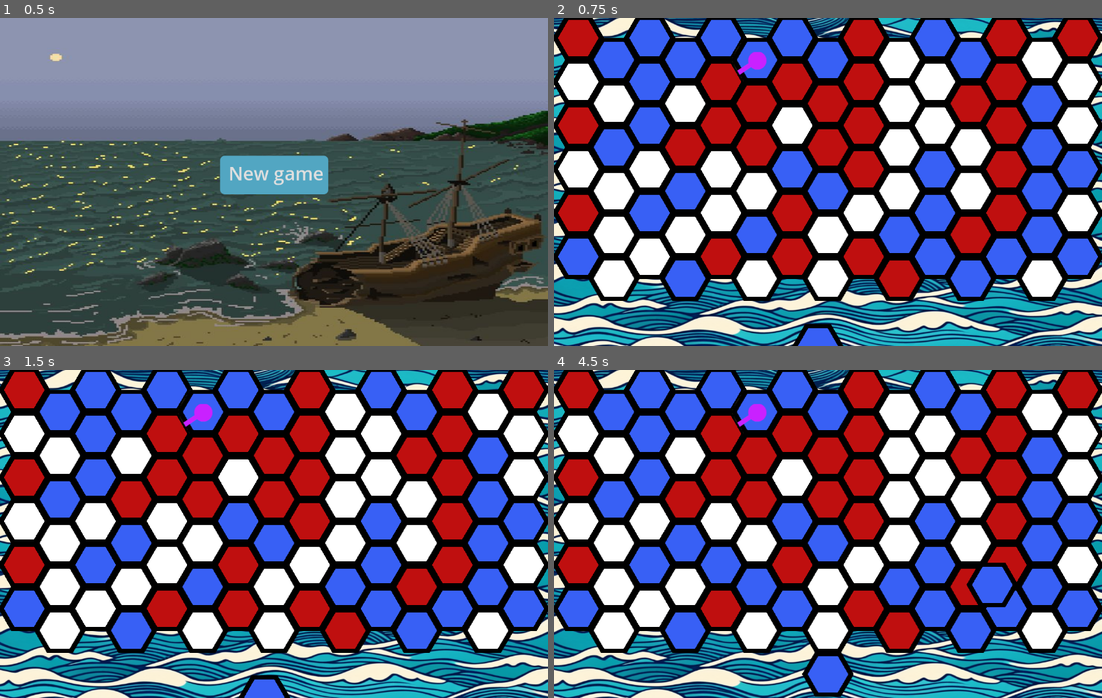
Above: before the commit, frames 1-4 (two rows, left to right).
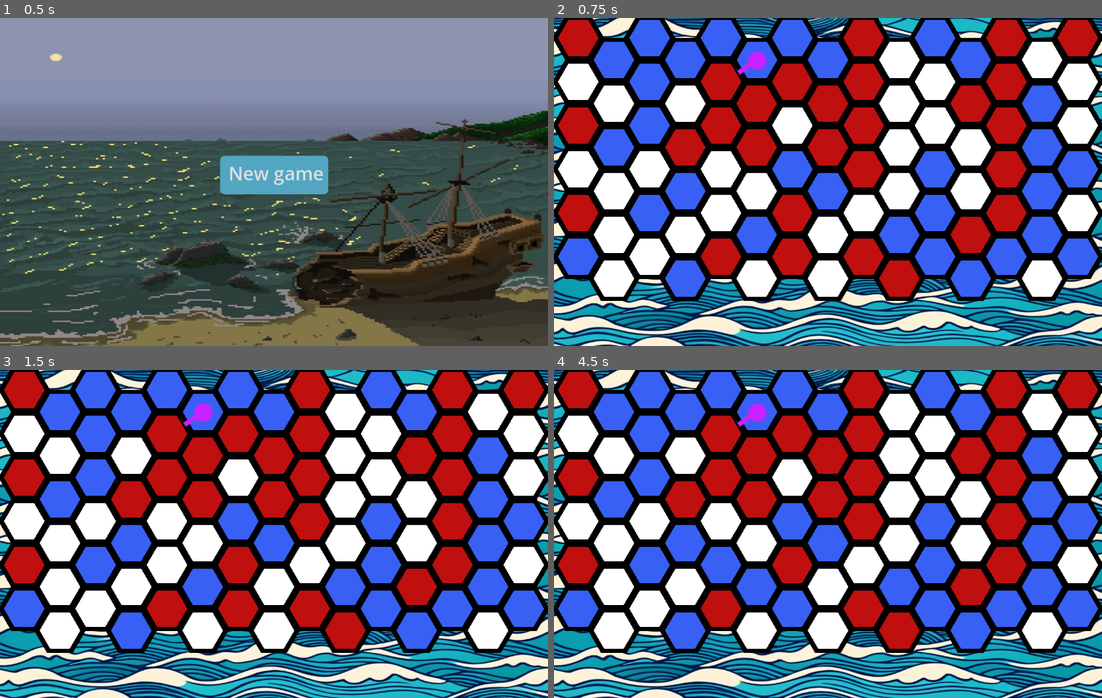
Above: after the commit, the same moments.

Repository: tehtipsy/HexaGame
Game: Godot game, scene res://Menus/main_menu.tscn
Two runs of this game, one before a commit and one after it. Both use one fixed random seed, a clock stepped at 60 frames per second and the inputs below. Before the commit the project starts from res://main_menu.tscn.
Inputs (mouse positions are in pixels of both pictures, inside the frame that each line leads up to):
- Up to frame 1 (0.5 s): no input
- Up to frame 2 (0.75 s): click "New game" at 0.5 s
- Up to frame 3 (1.5 s): tap Enter at 1.25 s; move the mouse to (263, 694) at 1.27 s; hold Shift from 1.28 s (still down); click (263, 694) at 1.42 s
- Up to frame 4 (4.5 s): tap Space at 2, 3.5 s; move the mouse to (718, 550) at 2.02 s; release Shift at 2.03 s; tap Shift at 2.1, 3.6 s; click (718, 550) at 2.17 s; tap Enter at 2.75, 4.25 s; move the mouse to (751, 579) at 2.77 s; hold Shift 2.78-3.53 s; click (751, 579) at 2.92 s; move the mouse to (800, 599) at 3.52 s; click (800, 599) at 3.67 s; move the mouse to (992, 583) at 4.27 s; hold Shift from 4.28 s (still down); click (992, 583) at 4.42 s

Frame 1 is identical in both runs. In frame 2, 0.5% of the frame differs, in the area x 43-53%, y 93-100%; in frame 3, 0.5%; in frame 4, 1.8%, in the area x 45-85%, y 58-100%.

Commit message:
housekeeping - folders and errors

Diff:
--- a/TileMapLayout.gd
+++ b/MainScene/TileMapLayout.gd
@@ -1,6 +1,6 @@
 extends TileMap
 
-const SlotScene = preload("res://slot.tscn")
+const SlotScene = preload("res://MainScene/slot.tscn")
 
 @export var map_width: int = 15
 @export var map_height: int = 6
@@ -118,8 +118,8 @@
 	# Get the tile data
 	var tile_data = get_cell_tile_data(tile_color_layer, tile_position)
 	if tile_data:
-		var current_source_id = get_cell_source_id(tile_color_layer, tile_position)
-		var current_atlas_coords = get_cell_atlas_coords(tile_color_layer, tile_position)
+		var _current_source_id = get_cell_source_id(tile_color_layer, tile_position)
+		var _current_atlas_coords = get_cell_atlas_coords(tile_color_layer, tile_position)
 		#print("Tile source_id: ", current_source_id)
 		#print("Tile atlas coords: ", current_atlas_coords)
 		# if current_atlas_coords.x == 2 and current_source_id == 0: # white tile
--- /dev/null
+++ b/MainScene/game.tscn
@@ -0,0 +1,29 @@
+[gd_scene load_steps=5 format=3 uid="uid://bkgh6vg2dwvxj"]
+
+[ext_resource type="Script" uid="uid://cc38mgt28suj4" path="res://MainScene/Game.gd" id="1_o2l7h"]
+[ext_resource type="Texture2D" uid="uid://ddjb3k617qiof" path="res://Assets/background.png" id="2_cc82p"]
+[ext_resource type="PackedScene" uid="uid://dvf2vufrq3lmu" path="res://MainScene/tile_map.tscn" id="3_ypdxs"]
+[ext_resource type="PackedScene" uid="uid://5qk7do4n5phk" path="res://Menus/pause_menu.tscn" id="4_l5std"]
+
+[node name="Game" type="Node"]
+script = ExtResource("1_o2l7h")
+
+[node name="TextureRect" type="TextureRect" parent="."]
+anchors_preset = 15
+anchor_right = 1.0
+anchor_bottom = 1.0
+grow_horizontal = 2
+grow_vertical = 2
+texture = ExtResource("2_cc82p")
+expand_mode = 3
+
+[node name="TileMap" parent="." instance=ExtResource("3_ypdxs")]
+position = Vector2(1, -3)
+
+[node name="SlotContainer" type="Node2D" parent="."]
+show_behind_parent = true
+top_level = true
+
+[node name="PauseMenu" parent="." instance=ExtResource("4_l5std")]
+unique_name_in_owner = true
+visible = false
--- a/slot.tscn
+++ b/MainScene/slot.tscn
@@ -1,6 +1,6 @@
 [gd_scene load_steps=3 format=3 uid="uid://bwtvnnjf6qkpy"]
 
-[ext_resource type="Script" uid="uid://o4t5to4hl4l3" path="res://slot.gd" id="1_xgch2"]
+[ext_resource type="Script" uid="uid://o4t5to4hl4l3" path="res://MainScene/slot.gd" id="1_xgch2"]
 
 [sub_resource type="StyleBoxFlat" id="StyleBoxFlat_syii4"]
 bg_color = Color(0.6, 0.6, 0.6, 0)
--- a/tile_map.tscn
+++ b/MainScene/tile_map.tscn
@@ -1,9 +1,9 @@
 [gd_scene load_steps=9 format=3 uid="uid://dvf2vufrq3lmu"]
 
-[ext_resource type="Texture2D" uid="uid://cjjtifgy6o3on" path="res://green_arrows.png" id="2_8kx26"]
-[ext_resource type="Script" uid="uid://ws6k2nnemo8l" path="res://TileMapLayout.gd" id="2_nq1py"]
-[ext_resource type="Texture2D" uid="uid://bn861dldb27mv" path="res://red_arrows.png" id="3_lclsl"]
-[ext_resource type="Texture2D" uid="uid://dros1m0dvweg2" path="res://hex_grid (2).png" id="3_us5g4"]
+[ext_resource type="Texture2D" uid="uid://cjjtifgy6o3on" path="res://Assets/green_arrows.png" id="2_8kx26"]
+[ext_resource type="Script" uid="uid://ws6k2nnemo8l" path="res://MainScene/TileMapLayout.gd" id="2_nq1py"]
+[ext_resource type="Texture2D" uid="uid://bn861dldb27mv" path="res://Assets/red_arrows.png" id="3_lclsl"]
+[ext_resource type="Texture2D" uid="uid://dros1m0dvweg2" path="res://Assets/hex_grid (2).png" id="3_us5g4"]
 
 [sub_resource type="TileSetAtlasSource" id="TileSetAtlasSource_85o0k"]
 texture = ExtResource("3_us5g4")
@@ -54,5 +54,4 @@
 layer_1/tile_data = PackedInt32Array(1, 1, 0)
 layer_2/name = "out_arrow"
 layer_2/z_index = 2
-layer_2/tile_data = PackedInt32Array()
 script = ExtResource("2_nq1py")
--- a/tooltip.gd
+++ b/MainScene/tooltip.gd
@@ -1,9 +1,9 @@
 extends Control
 
 
-func show_tooltip(position: Rect2i, data):
+func show_tooltip(pos: Rect2i, data):
 	set_tooltip_description(data)
-	%TooltipPopup.popup(position)
+	%TooltipPopup.popup(pos)
 
 func hide_tooltip():
 	%TooltipPopup.hide()
--- a/tooltip.tscn
+++ b/MainScene/tooltip.tscn
@@ -1,6 +1,6 @@
 [gd_scene load_steps=3 format=3 uid="uid://c1s2b4kglot4l"]
 
-[ext_resource type="Script" uid="uid://clsqf6ffdf8nb" path="res://tooltip.gd" id="1_qtxsx"]
+[ext_resource type="Script" uid="uid://clsqf6ffdf8nb" path="res://MainScene/tooltip.gd" id="1_qtxsx"]
 
 [sub_resource type="StyleBoxFlat" id="StyleBoxFlat_4kjva"]
 content_margin_left = 15.0
--- a/main_menu.gd
+++ b/Menus/main_menu.gd
@@ -7,9 +7,9 @@
 
 
 # Called every frame. 'delta' is the elapsed time since the previous frame.
-func _process(delta):
+func _process(_delta):
 	pass
 
 
 func _on_new_game_button_pressed():
-	get_tree().change_scene_to_file("res://game.tscn")
+	get_tree().change_scene_to_file("res://MainScene/game.tscn")
--- a/main_menu.tscn
+++ b/Menus/main_menu.tscn
@@ -1,7 +1,7 @@
 [gd_scene load_steps=6 format=3 uid="uid://cbsjg0gxjkj8p"]
 
-[ext_resource type="Script" uid="uid://cccodrlo7v71r" path="res://main_menu.gd" id="1_qm034"]
-[ext_resource type="Texture2D" uid="uid://wad5urq6hmmv" path="res://Wrecked Ship.jpg" id="2_pca5o"]
+[ext_resource type="Script" uid="uid://cccodrlo7v71r" path="res://Menus/main_menu.gd" id="1_qm034"]
+[ext_resource type="Texture2D" uid="uid://wad5urq6hmmv" path="res://Assets/Wrecked Ship.jpg" id="2_pca5o"]
 
 [sub_resource type="StyleBoxFlat" id="StyleBoxFlat_n1bug"]
 content_margin_left = 18.0
--- a/pause_menu.gd
+++ b/Menus/pause_menu.gd
@@ -7,7 +7,7 @@
 
 
 # Called every frame. 'delta' is the elapsed time since the previous frame.
-func _process(delta):
+func _process(_delta):
 	handle_pause()
 
 
@@ -49,4 +49,4 @@
 
 func _on_main_menu_button_pressed():
 	resume_game()
-	get_tree().change_scene_to_file("res://main_menu.tscn")
+	get_tree().change_scene_to_file("res://Menus/main_menu.tscn")
--- a/pause_menu.tscn
+++ b/Menus/pause_menu.tscn
@@ -1,6 +1,6 @@
 [gd_scene load_steps=5 format=3 uid="uid://5qk7do4n5phk"]
 
-[ext_resource type="Script" uid="uid://b24dd4qraeavo" path="res://pause_menu.gd" id="1_ihjhn"]
+[ext_resource type="Script" uid="uid://b24dd4qraeavo" path="res://Menus/pause_menu.gd" id="1_ihjhn"]
 
 [sub_resource type="Animation" id="Animation_5eiss"]
 length = 0.001
@@ -120,12 +120,12 @@
 
 [node name="AnimationPlayer" type="AnimationPlayer" parent="."]
 libraries = {
-"": SubResource("AnimationLibrary_out2u")
+&"": SubResource("AnimationLibrary_out2u")
 }
 
 [connection signal="pressed" from="PanelContainer/VBoxContainer/ResumeGameButton" to="." method="_on_resume_game_button_pressed"]
 [connection signal="pressed" from="PanelContainer/VBoxContainer/OptionsMenuButton" to="." method="_on_options_menu_button_pressed"]
+[connection signal="pressed" from="PanelContainer/VBoxContainer/SaveGameButton" to="." method="_on_options_menu_button_pressed"]
 [connection signal="pressed" from="PanelContainer/VBoxContainer/SaveGameButton" to="." method="_on_save_game_button_pressed"]
-[connection signal="pressed" from="PanelContainer/VBoxContainer/SaveGameButton" to="." method="_on_options_menu_button_pressed"]
 [connection signal="pressed" from="PanelContainer/VBoxContainer/RestartGameButton" to="." method="_on_restart_game_button_pressed"]
 [connection signal="pressed" from="PanelContainer/VBoxContainer/MainMenuButton" to="." method="_on_main_menu_button_pressed"]
--- a/card_container.gd
+++ /dev/null
@@ -1,63 +0,0 @@
-extends Container
-
-
-@export var is_higlighted: bool = false
-
-#@onready var tile_map = preload("res://tile_map.tscn")
-@onready var card = preload("res://card_holder.tscn")
-@onready var animation = $AnimationPlayer
-
-
-func _on_mouse_entered():
-	animation.play("select_card")
-	is_higlighted = true
-
-
-func _on_mouse_exited():
-	animation.play("deselect_card")
-	is_higlighted = false
-
-
-func _input(event):
-	if (event is InputEventMouseButton) and (event.button_index == 1):
-		if event.button_mask == 1:
-			#print("in gui")
-			#print(is_higlighted)
-			#if is_higlighted:
-				#var _card = card.instanciate()
-				#get_tree().get_root().get_node("Game/CardHolder").add_child(_card)
-			get_tree().get_root().get_node("Game/CardHolder").get_child(0).show()
-			# hide card sprite in container
-			self.get_child(0).hide()
-		elif event.button_mask == 0:
-			# check for valid placement
-			var tile_map = get_tree().get_root().get_node("Game/TileMap")
-			#print(tile_map)
-			var max_x = tile_map.get("map_width")
-			var max_y = tile_map.get("map_height")
-			#print(max_x)
-			var _global_position = get_global_mouse_position()
-			var tile_position = tile_map.local_to_map(tile_map.to_local(_global_position))
-			print(tile_position)
-			print(typeof(max_x))
-			print(typeof(max_y))
-			print(max_y)
-			print(typeof(tile_position.x))
-			var is_placement_valid: bool
-			if (0 <= tile_position.x and tile_position.x <= max_x) and (0 <= tile_position.y and tile_position.y <= max_y):
-				is_placement_valid = true
-
-
-			if !is_placement_valid:
-			# return card to card container
-				is_higlighted = false
-				# show sprite in card container
-				self.get_child(0).show()
-			else:
-			# place card in tile
-				# remove child _card instance
-				self.queue_free()
-				# set tile in node
-				var atlas_coords = Vector2i(0, 0)
-				tile_map.set_cell(tile_map.tile_color_layer, tile_position, tile_map.tile_color_id, atlas_coords)
-			# set is_placement_valid = false
--- a/card_container.tscn
+++ /dev/null
@@ -1,79 +0,0 @@
-[gd_scene load_steps=7 format=3 uid="uid://djss4jvgyuh74"]
-
-[ext_resource type="Script" uid="uid://clsxf5i68x8pl" path="res://card_container.gd" id="1_d5hdc"]
-[ext_resource type="Texture2D" uid="uid://dros1m0dvweg2" path="res://hex_grid (2).png" id="1_wryb7"]
-
-[sub_resource type="Animation" id="Animation_cvu8s"]
-length = 0.001
-tracks/0/type = "value"
-tracks/0/imported = false
-tracks/0/enabled = true
-tracks/0/path = NodePath("Card:position")
-tracks/0/interp = 1
-tracks/0/loop_wrap = true
-tracks/0/keys = {
-"times": PackedFloat32Array(0),
-"transitions": PackedFloat32Array(1),
-"update": 0,
-"values": [Vector2(64, 68)]
-}
-
-[sub_resource type="Animation" id="Animation_e6f0u"]
-resource_name = "deselect_card"
-length = 0.2
-tracks/0/type = "value"
-tracks/0/imported = false
-tracks/0/enabled = true
-tracks/0/path = NodePath("Card:position")
-tracks/0/interp = 1
-tracks/0/loop_wrap = true
-tracks/0/keys = {
-"times": PackedFloat32Array(0, 0.2),
-"transitions": PackedFloat32Array(1, 1),
-"update": 0,
-"values": [Vector2(64, 20), Vector2(64, 68)]
-}
-
-[sub_resource type="Animation" id="Animation_05o02"]
-resource_name = "select_card"
-length = 0.2
-tracks/0/type = "value"
-tracks/0/imported = false
-tracks/0/enabled = true
-tracks/0/path = NodePath("Card:position")
-tracks/0/interp = 1
-tracks/0/loop_wrap = true
-tracks/0/keys = {
-"times": PackedFloat32Array(0, 0.2),
-"transitions": PackedFloat32Array(1, 1),
-"update": 0,
-"values": [Vector2(64, 68), Vector2(64, 20)]
-}
-
-[sub_resource type="AnimationLibrary" id="AnimationLibrary_c2o6w"]
-_data = {
-&"RESET": SubResource("Animation_cvu8s"),
-&"deselect_card": SubResource("Animation_e6f0u"),
-&"select_card": SubResource("Animation_05o02")
-}
-
-[node name="CardContainer" type="Container"]
-offset_left = -409.0
-offset_right = 412.0
-offset_bottom = 132.0
-script = ExtResource("1_d5hdc")
-
-[node name="Card" type="Sprite2D" parent="."]
-position = Vector2(64, 68)
-texture = ExtResource("1_wryb7")
-hframes = 5
-vframes = 2
-
-[node name="AnimationPlayer" type="AnimationPlayer" parent="."]
-libraries = {
-"": SubResource("AnimationLibrary_c2o6w")
-}
-
-[connection signal="gui_input" from="." to="." method="_on_gui_input"]
-[connection signal="mouse_entered" from="." to="." method="_on_mouse_entered"]
-[connection signal="mouse_exited" from="." to="." method="_on_mouse_exited"]
--- a/card_holder.gd
+++ /dev/null
@@ -1,7 +0,0 @@
-extends Container
-
-
-var card_in_hand = ""
-
-func _process(delta):
-	self.global_position = get_global_mouse_position()
--- a/card_holder.tscn
+++ /dev/null
@@ -1,19 +0,0 @@
-[gd_scene load_steps=3 format=3 uid="uid://de56gnoqlwobw"]
-
-[ext_resource type="Script" uid="uid://cl82iskqa5e2h" path="res://card_holder.gd" id="1_h0dmt"]
-[ext_resource type="Texture2D" uid="uid://dros1m0dvweg2" path="res://hex_grid (2).png" id="2_pla76"]
-
-[node name="CardHolder" type="Container"]
-offset_right = 130.0
-offset_bottom = 132.0
-script = ExtResource("1_h0dmt")
-
-[node name="Card" type="Sprite2D" parent="."]
-visible = false
-texture = ExtResource("2_pla76")
-hframes = 5
-vframes = 2
-
-[connection signal="gui_input" from="." to="." method="_on_gui_input"]
-[connection signal="mouse_entered" from="." to="." method="_on_mouse_entered"]
-[connection signal="mouse_exited" from="." to="." method="_on_mouse_exited"]
--- a/game.tscn
+++ /dev/null
@@ -1,43 +0,0 @@
-[gd_scene load_steps=7 format=3 uid="uid://bkgh6vg2dwvxj"]
-
-[ext_resource type="Script" uid="uid://cc38mgt28suj4" path="res://Game.gd" id="1_dl61o"]
-[ext_resource type="Texture2D" uid="uid://ddjb3k617qiof" path="res://background.png" id="2_4qpfc"]
-[ext_resource type="PackedScene" uid="uid://dvf2vufrq3lmu" path="res://tile_map.tscn" id="2_o2d8b"]
-[ext_resource type="PackedScene" uid="uid://djss4jvgyuh74" path="res://card_container.tscn" id="3_nr1kw"]
-[ext_resource type="PackedScene" uid="uid://de56gnoqlwobw" path="res://card_holder.tscn" id="4_hs6tk"]
-[ext_resource type="PackedScene" uid="uid://5qk7do4n5phk" path="res://pause_menu.tscn" id="6_s03vm"]
-
-[node name="Game" type="Node"]
-script = ExtResource("1_dl61o")
-
-[node name="TextureRect" type="TextureRect" parent="."]
-anchors_preset = 15
-anchor_right = 1.0
-anchor_bottom = 1.0
-grow_horizontal = 2
-grow_vertical = 2
-texture = ExtResource("2_4qpfc")
-expand_mode = 3
-
-[node name="TileMap" parent="." instance=ExtResource("2_o2d8b")]
-position = Vector2(1, -3)
-
-[node name="CardContainer" parent="." instance=ExtResource("3_nr1kw")]
-offset_left = 502.0
-offset_top = 634.0
-offset_right = 632.0
-offset_bottom = 766.0
-
-[node name="CardHolder" parent="." instance=ExtResource("4_hs6tk")]
-offset_left = 580.0
-offset_top = 556.0
-offset_right = 710.0
-offset_bottom = 688.0
-
-[node name="SlotContainer" type="Node2D" parent="."]
-show_behind_parent = true
-top_level = true
-
-[node name="PauseMenu" parent="." instance=ExtResource("6_s03vm")]
-unique_name_in_owner = true
-visible = false
--- a/project.godot
+++ b/project.godot
@@ -11,13 +11,13 @@
 [application]
 
 config/name="HexaGame"
-run/main_scene="res://main_menu.tscn"
+run/main_scene="res://Menus/main_menu.tscn"
 config/features=PackedStringArray("4.4", "GL Compatibility")
-config/icon="res://icon.svg"
+config/icon="res://Assets/icon.svg"
 
 [autoload]
 
-Tooltip="*res://tooltip.tscn"
+Tooltip="*res://MainScene/tooltip.tscn"
 
 [display]
 
Renamed: Wrecked Ship.jpg -> Assets/Wrecked Ship.jpg
Not shown, changed: Assets/Wrecked Ship.jpg.import
Renamed: background.png -> Assets/background.png
Not shown, changed: Assets/background.png.import
Renamed: green_arrows.png -> Assets/green_arrows.png
Not shown, changed: Assets/green_arrows.png.import
Renamed: hex_grid (2).png -> Assets/hex_grid (2).png
Not shown, changed: Assets/hex_grid (2).png.import
Renamed: icon.svg -> Assets/icon.svg
Not shown, changed: Assets/icon.svg.import
Renamed: red_arrows.png -> Assets/red_arrows.png
Not shown, changed: Assets/red_arrows.png.import
(and 10 more such lines)
